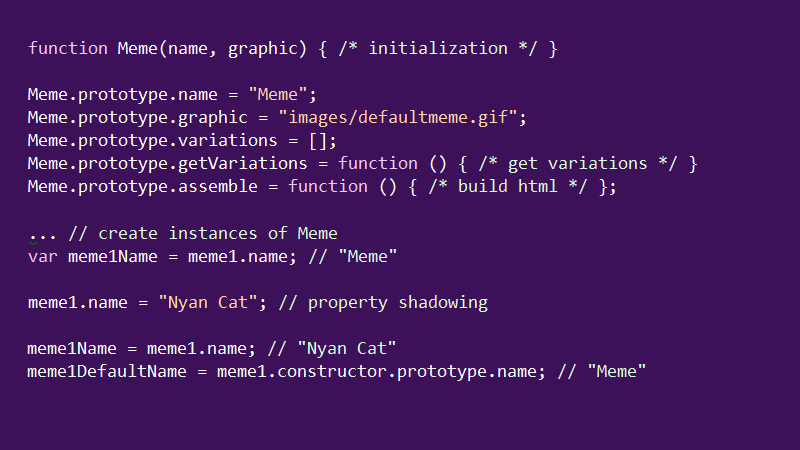
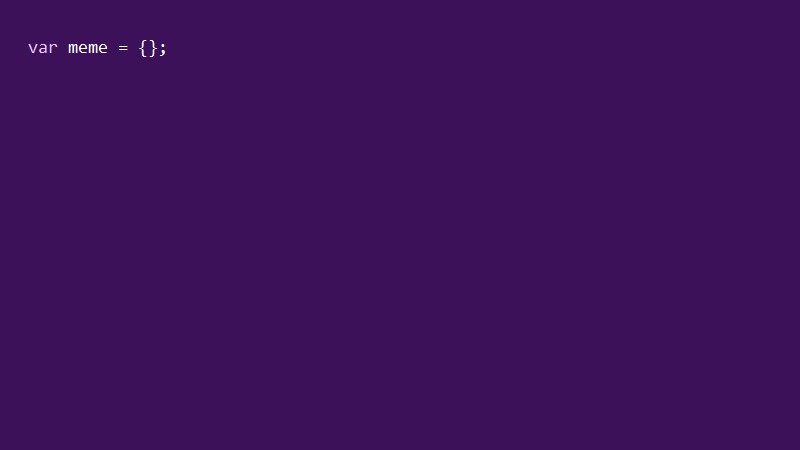
Layers edited between the first and the second (800, 450) image:
hid group "Prototype" (19 layers) over left=27, top=40, right=698, bottom=381
hid "Prototype4" over left=27, top=40, right=698, bottom=381
showed group "Instance" (6 layers) over left=27, top=40, right=584, bottom=381
